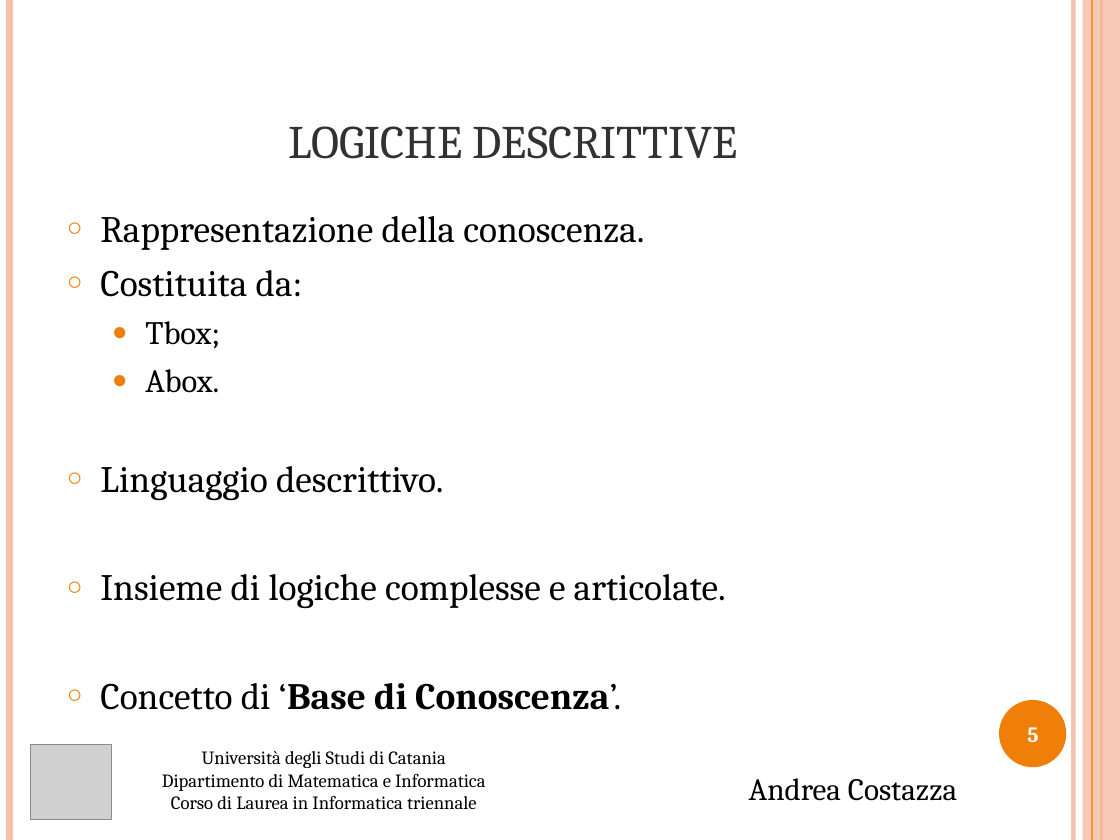
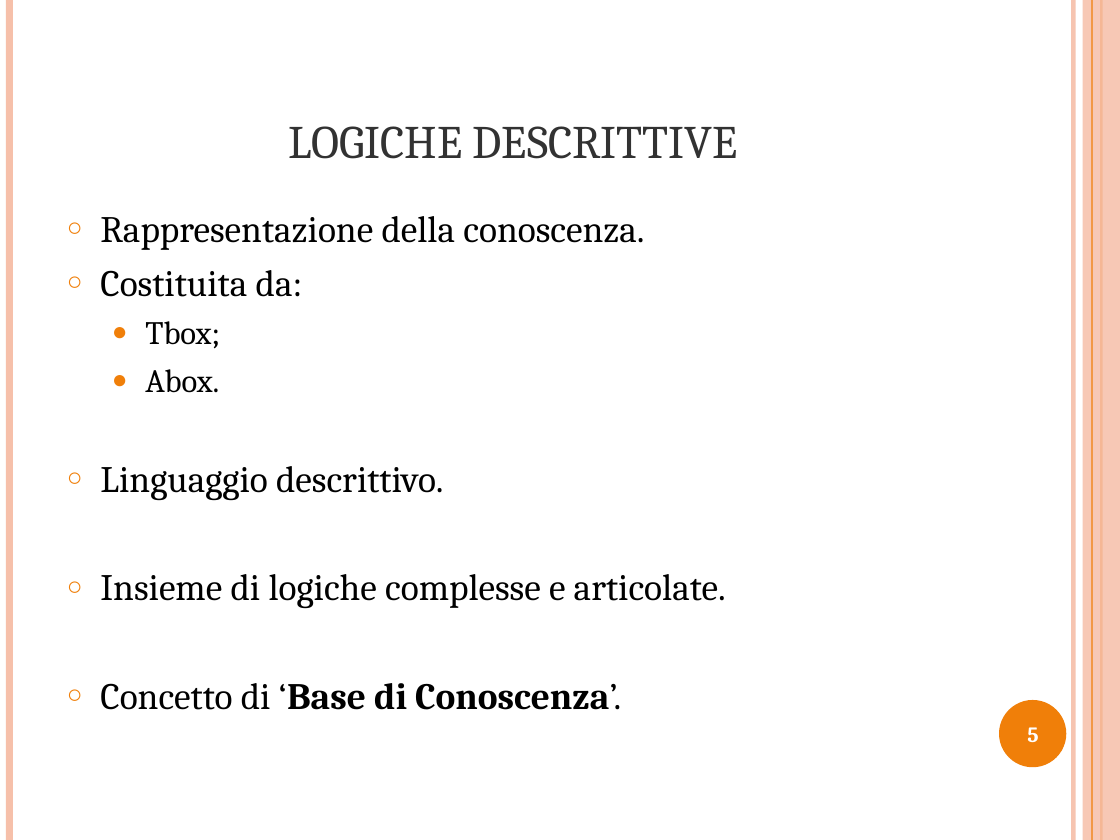
Before and after one commit to opendatahacklab/cityservices, a slide deck: slide 5 of Presentazione_Tesi.ppt. Drawn at 1120x840 pixels with LibreOffice and Linux fonts; fonts in the diff are those of the drawing; grey boxes stand for pictures. Boxes give left, top, right and bottom in pixels: in the first picture for what was removed or moved away, otherwise in the second. Text is boxed around its words. In the diff, an @@ line names an element or a change of style, - is before the commit and + after.

```diff
--- a/Presentazione_Tesi.ppt
+++ b/Presentazione_Tesi.ppt
@@ picture removed at bbox=[30, 745, 111, 820] @@
@@ text removed at bbox=[162, 751, 486, 809] @@
-Università degli Studi di Catania
-Dipartimento di Matematica e Informatica
-Corso di Laurea in Informatica triennale
@@ text removed at bbox=[749, 778, 957, 801] @@
-Andrea Costazza
```
Also in this commit, not shown: 11 other slides changed, 1 other file.
